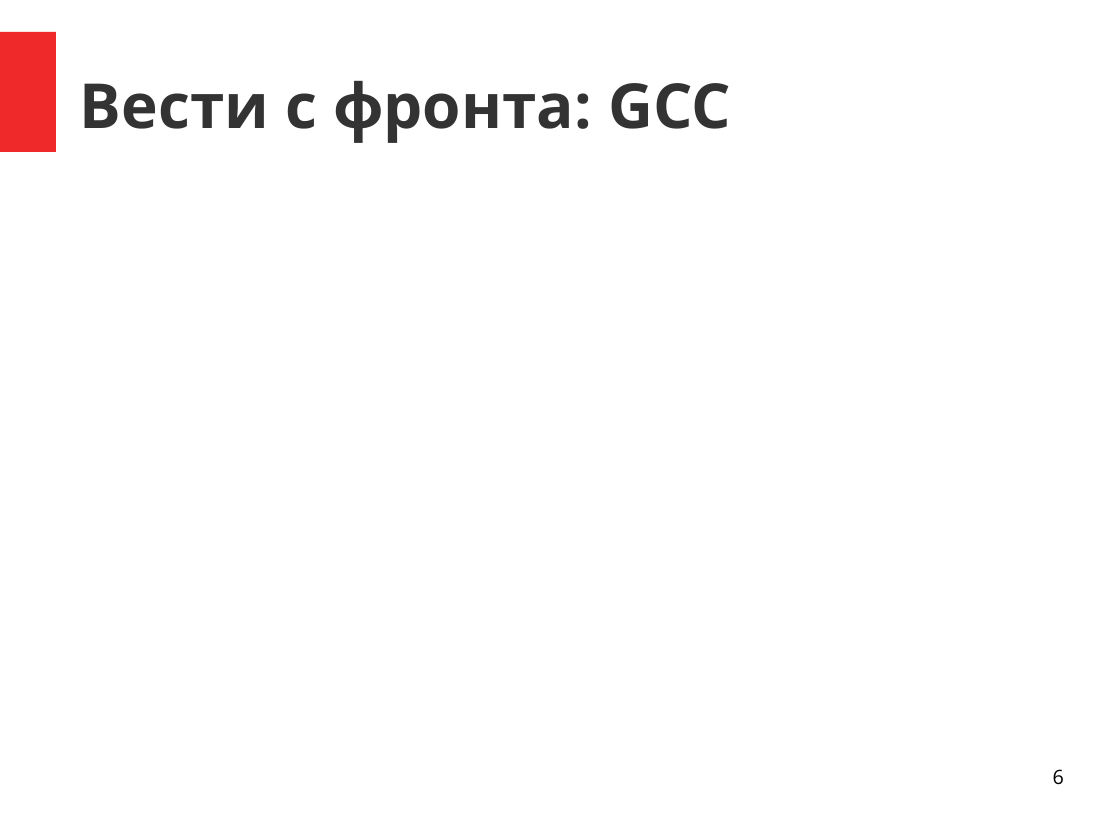
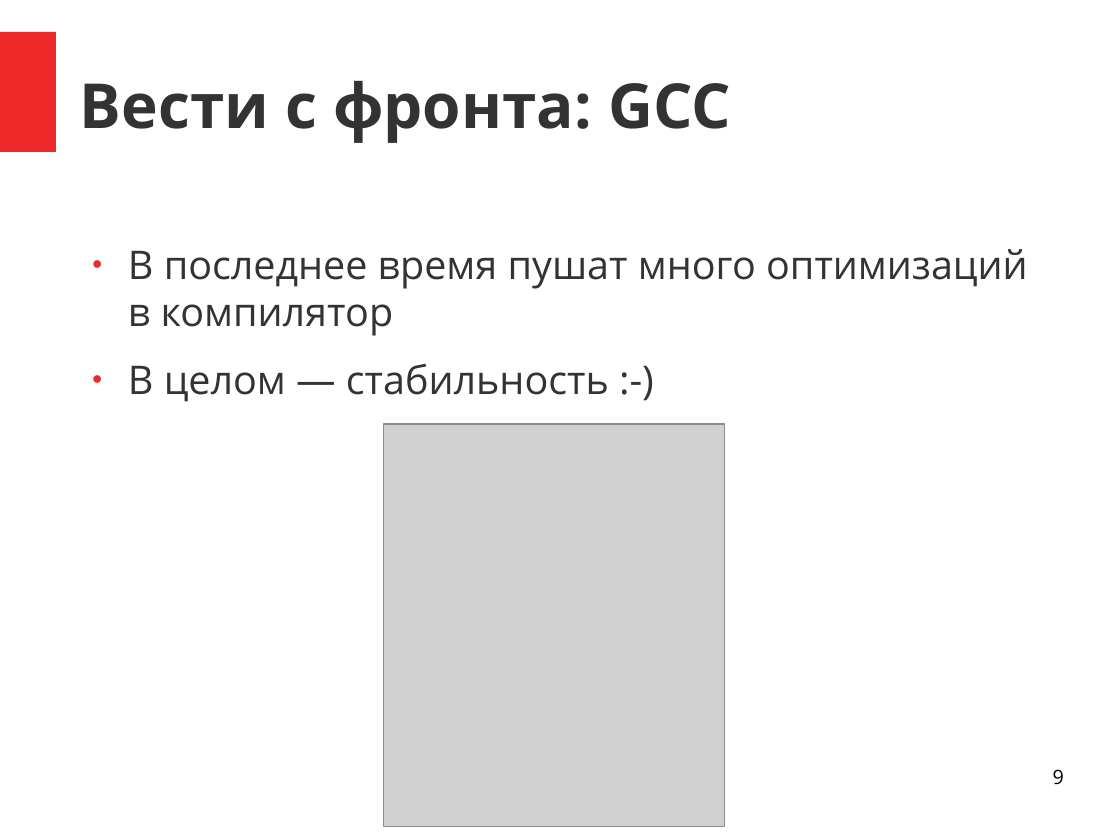
Before and after one commit to zamazan4ik/ConfsANDProps, a slide deck: slide 9 of Conferences/CppNizhniyNovg2017/Compiler benchmark.odp (slide 6 before the commit). Drawn at 1120x840 pixels with LibreOffice and Linux fonts; fonts in the diff are those of the drawing; grey boxes stand for pictures. Boxes give left, top, right and bottom in pixels: in the first picture for what was removed or moved away, otherwise in the second. Text is boxed around its words. In the diff, an @@ line names an element or a change of style, - is before the commit and + after.

Commit message:
Update presentation

```diff
--- a/Conferences/CppNizhniyNovg2017/Compiler benchmark.odp
+++ b/Conferences/CppNizhniyNovg2017/Compiler benchmark.odp
@@ text added at [128, 249, 1028, 402], 28 pt, text #333333 @@
+● В последнее время пушат много оптимизаций в компилятор
+● В целом — стабильность :-)
@@ picture added at [384, 424, 726, 826] @@
@@ page number at [1053, 769, 1064, 785]: text changed @@
-6
+9
```
Also in this commit, not shown: 3 other slides changed, 20 slides added, 6 slides removed, 1 other file.
